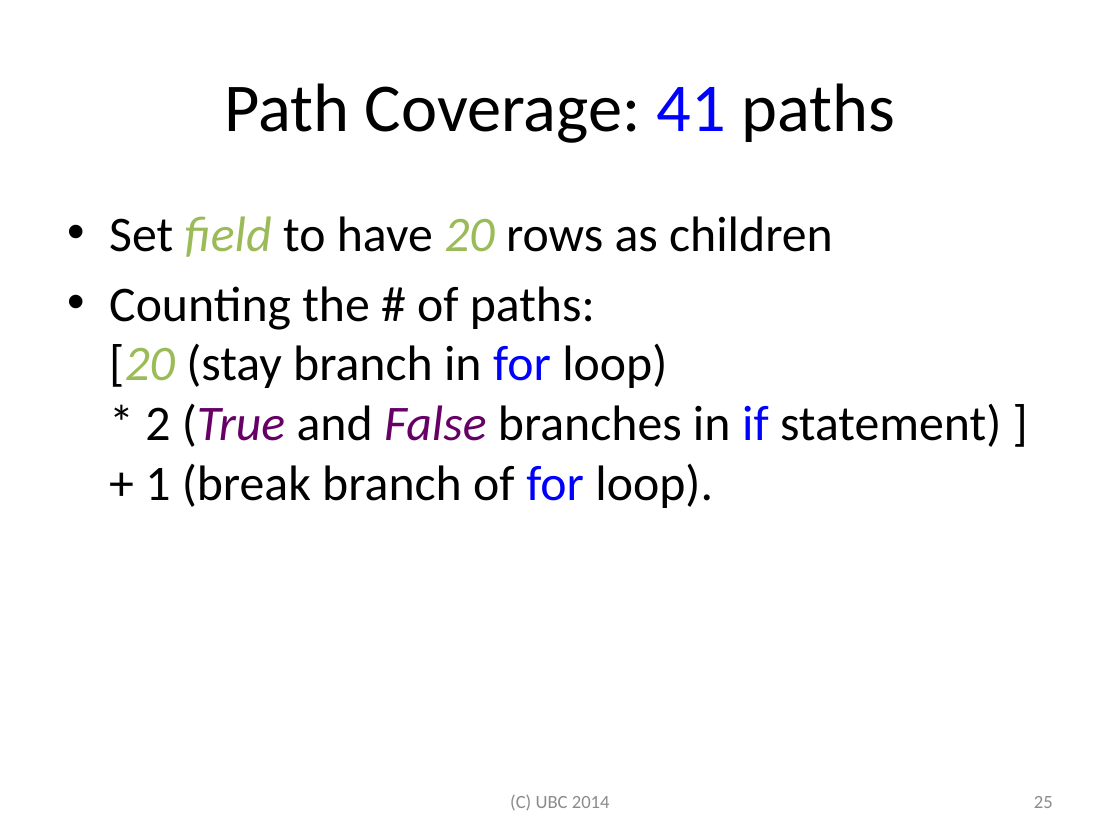
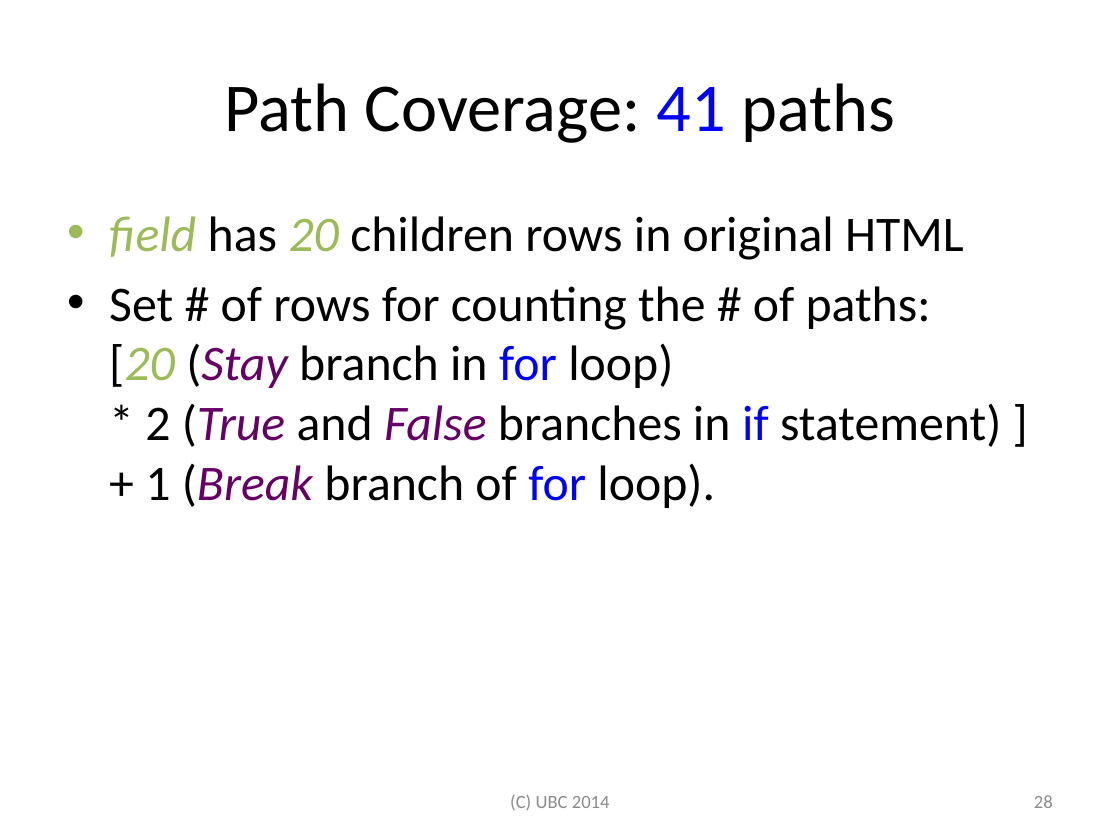
Before and after one commit to jamestklo/ConcolicJS, a slide deck: slide 29 of docs/csRPE-tkloReport.pptx (slide 26 before the commit). Drawn at 1120x840 pixels with LibreOffice and Linux fonts; fonts in the diff are those of the drawing. Boxes give left, top, right and bottom in pixels: in the first picture for what was removed or moved away, otherwise in the second. Text is boxed around its words. In the diff, an @@ line names an element or a change of style, - is before the commit and + after.

```diff
--- a/docs/csRPE-tkloReport.pptx
+++ b/docs/csRPE-tkloReport.pptx
@@ text at <box>109,216,1001,508</box>: text changed @@
-• Set field to have 20 rows as children
-• Counting the # of paths:
-  [20 (stay branch in for loop)
-  * 2 (True and False branches in if statement) ]
-  + 1 (break branch of for loop).
+• field has 20 children rows in original HTML
+• Set # of rows for counting the # of paths:
+  [20 (Stay branch in for loop)
+  * 2 (True and False branches in if statement) ]
+  + 1 (Break branch of for loop).
@@ page number at <box>1034,795,1053,808</box>: text changed @@
-25
+28
```
Also in this commit, not shown: 24 other slides changed, 5 slides added, 3 slides removed, 7 other files.
